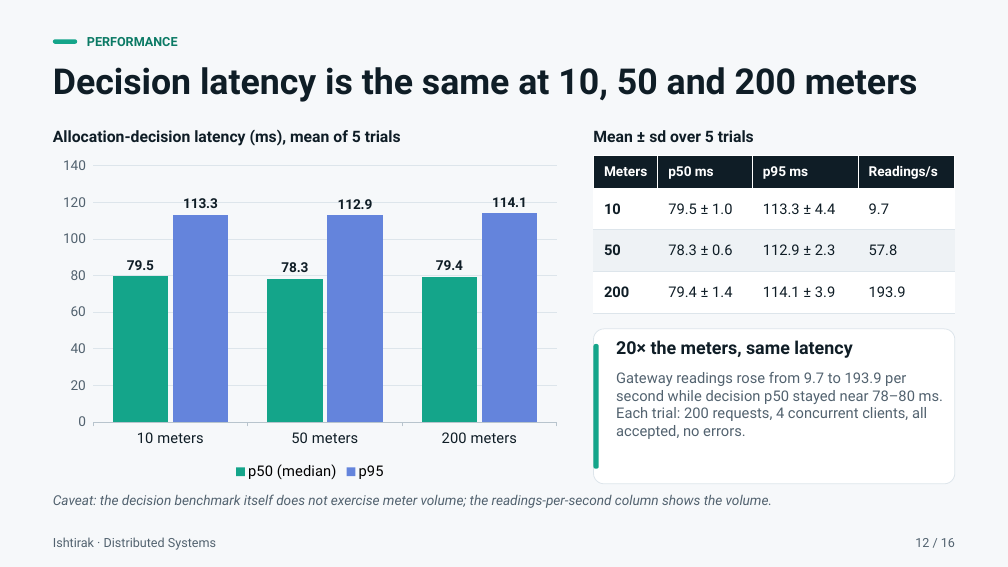
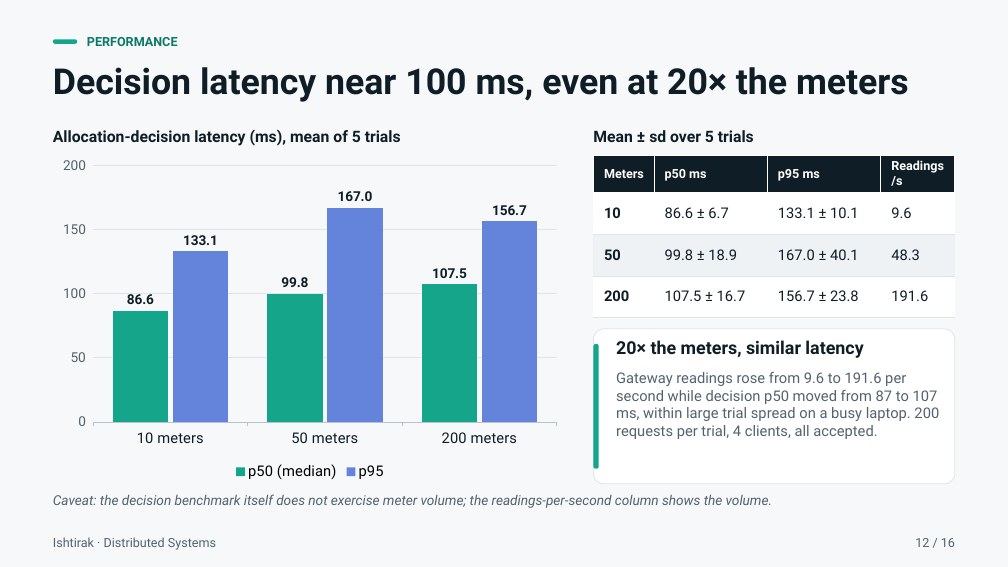
Before and after one commit to Roy-r2004/Ishtirak, a slide deck: slide 12 of docs/Ishtirak_Presentation.pptx. Drawn at 1008x567 pixels with LibreOffice and Linux fonts; fonts in the diff are those of the drawing. Boxes give left, top, right and bottom in pixels: in the first picture for what was removed or moved away, otherwise in the second. Text is boxed around its words. In the diff, an @@ line names an element or a change of style, - is before the commit and + after.

```diff
--- a/docs/Ishtirak_Presentation.pptx
+++ b/docs/Ishtirak_Presentation.pptx
@@ text at (53,67,909,102): text changed @@
-Decision latency is the same at 10, 50 and 200 meters
+Decision latency near 100 ms, even at 20× the meters
@@ column chart at (53,151,567,484) @@
@@ p50 (median), 10 meters: 79.5 to 86.6 @@
@@ p50 (median), 50 meters: 78.3 to 99.8 @@
@@ p50 (median), 200 meters: 79.4 to 107.5 @@
@@ p95, 10 meters: 113.3 to 133.1 @@
@@ p95, 50 meters: 112.9 to 167 @@
@@ p95, 200 meters: 114.1 to 156.7 @@
@@ value axis changed @@
@@ table at (594,155,955,313) @@
-row 2: 10 | 79.5 ± 1.0 | 113.3 ± 4.4 | 9.7
+row 2: 10 | 86.6 ± 6.7 | 133.1 ± 10.1 | 9.6
-row 3: 50 | 78.3 ± 0.6 | 112.9 ± 2.3 | 57.8
+row 3: 50 | 99.8 ± 18.9 | 167.0 ± 40.1 | 48.3
-row 4: 200 | 79.4 ± 1.4 | 114.1 ± 3.9 | 193.9
+row 4: 200 | 107.5 ± 16.7 | 156.7 ± 23.8 | 191.6
@@ size 13 to 12 pt in "Meters", "p50 ms", "p95 ms", "Readings/s" @@
@@ text at (616,340,863,358): text changed @@
-20× the meters, same latency
+20× the meters, similar latency
@@ text at (616,372,939,439): text changed @@
-Gateway readings rose from 9.7 to 193.9 per second while decision p50 stayed near 78–80 ms. Each trial: 200 requests, 4 concurrent clients, all accepted, no errors.
+Gateway readings rose from 9.6 to 191.6 per second while decision p50 moved from 87 to 107 ms, within large trial spread on a busy laptop. 200 requests per trial, 4 clients, all accepted.
```
Also in this commit, not shown: 6 other slides changed, 23 other files.
